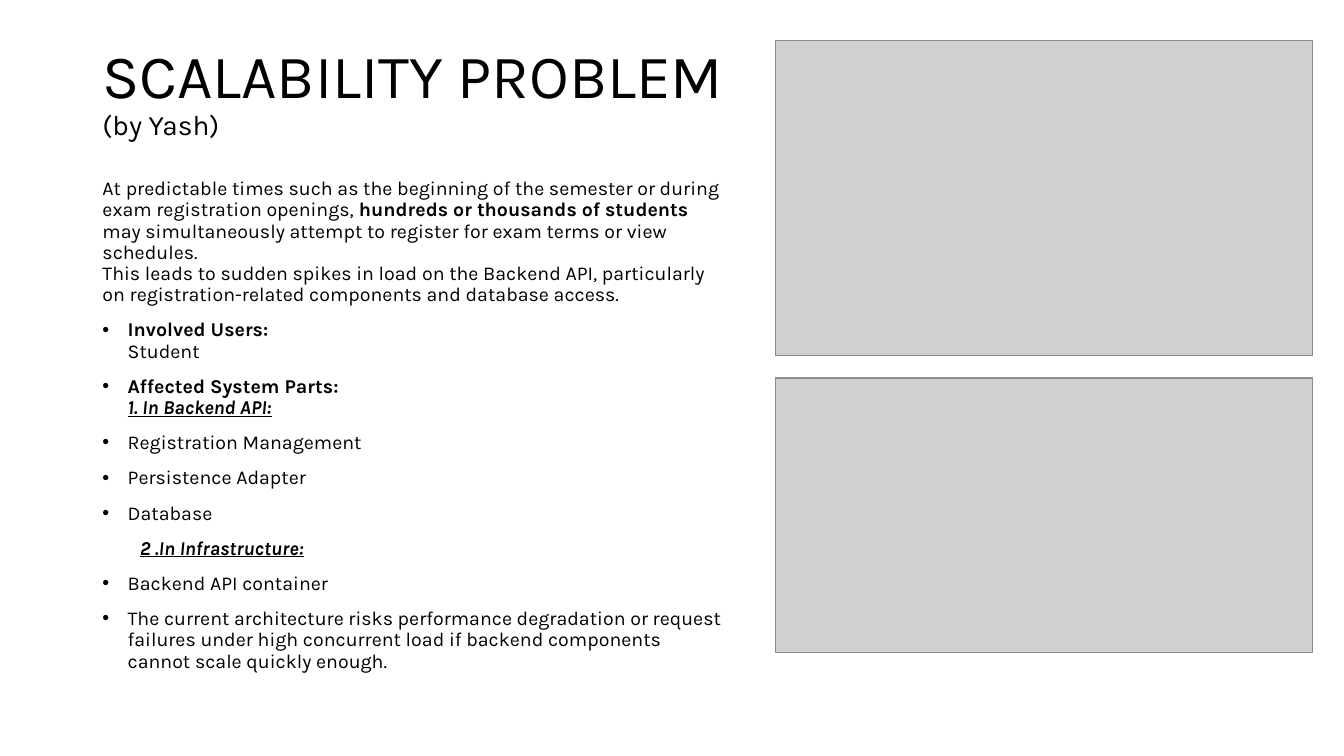
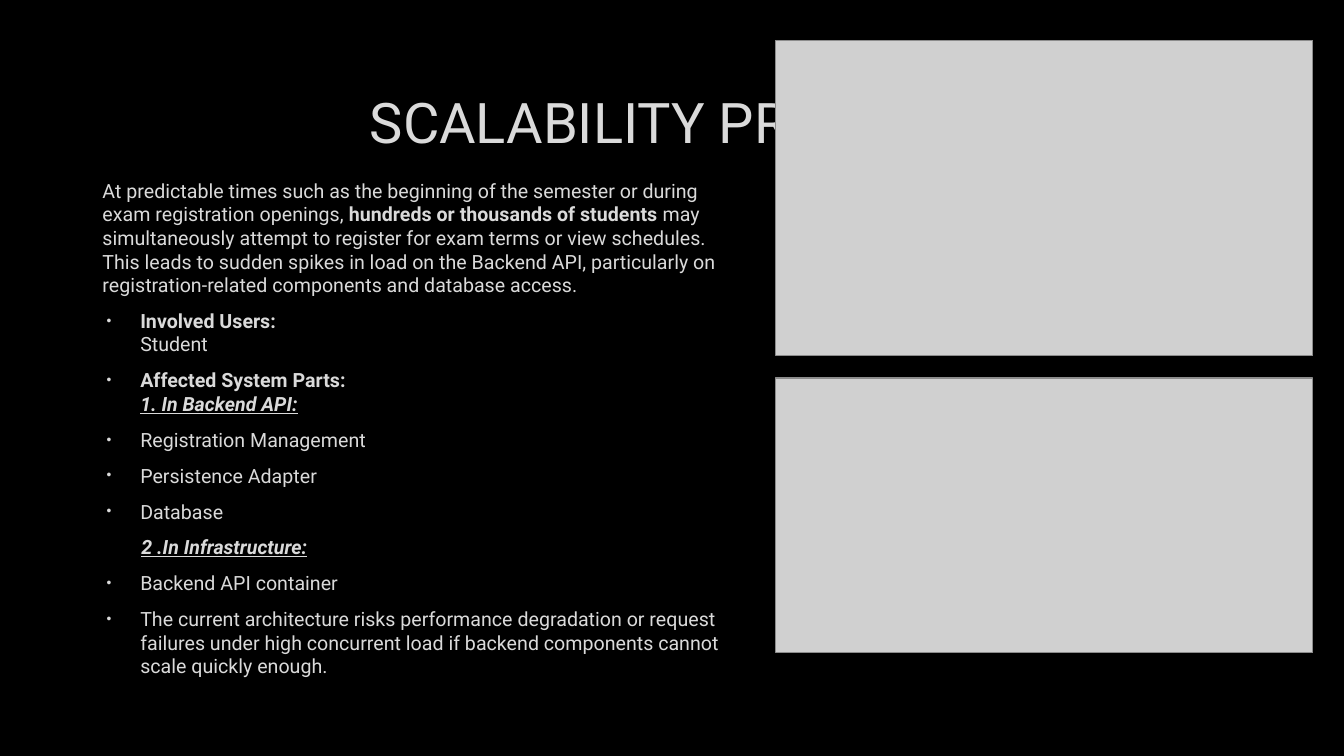
Before and after one commit to mayembe-martin/software_architecture_schedules, a slide deck: slide 21 of M2/Presentation_Qualities.pptx (slide 19 before the commit). Drawn at 1344x756 pixels with LibreOffice and Linux fonts; fonts in the diff are those of the drawing; grey boxes stand for pictures; background and template pictures are left out. Boxes give left, top, right and bottom in pixels: in the first picture for what was removed or moved away, otherwise in the second. Text is boxed around its words. In the diff, an @@ line names an element or a change of style, - is before the commit and + after.

```diff
--- a/M2/Presentation_Qualities.pptx
+++ b/M2/Presentation_Qualities.pptx
@@ background #FFFFFF to picture (left out) @@
@@ title at [370, 91, 973, 156]: text changed; size 44 to 40 pt; font Karla to Roboto; text colour #000000 to #DADADA @@
-SCALABILITY PROBLEM
-(by Yash)
+SCALABILITY PROBLEM
@@ text "At predictable times such as ..." at [102, 183, 718, 677]: font Karla to Roboto, text colour #000000 to #DADADA, letter outline none to #404040 0.75 pt; line spacing 0.9 to 1; less space between paragraphs; indent changed @@
```
Also in this commit, not shown: 18 other slides changed, 4 slides added, 1 slide removed.
